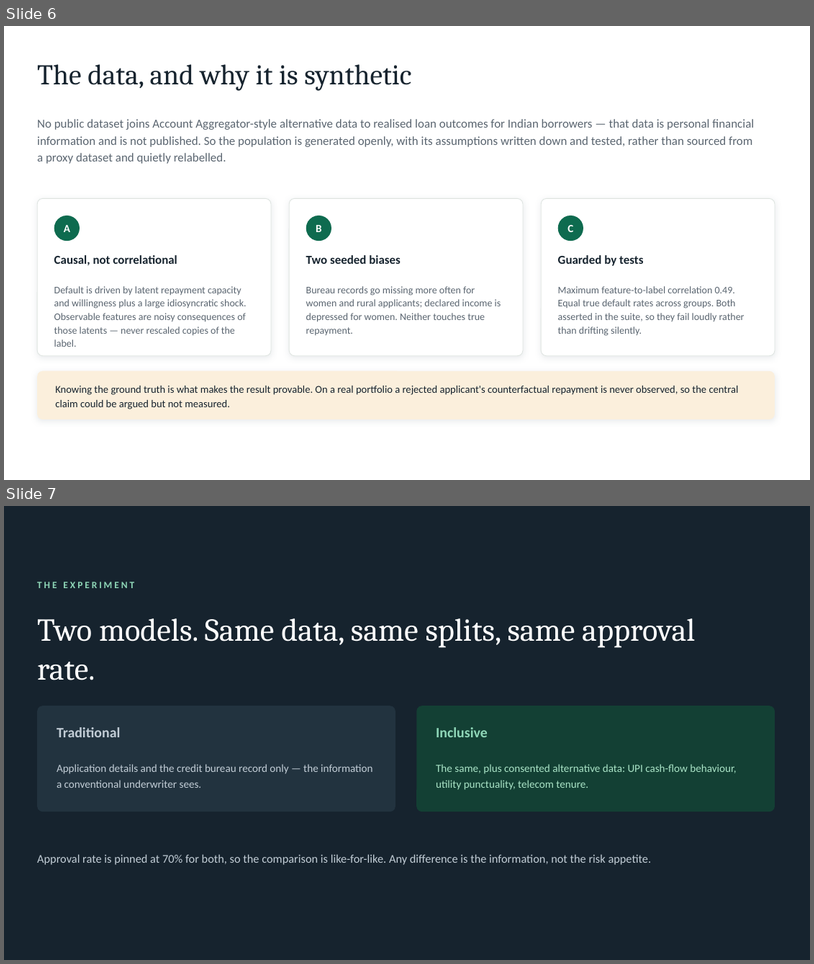
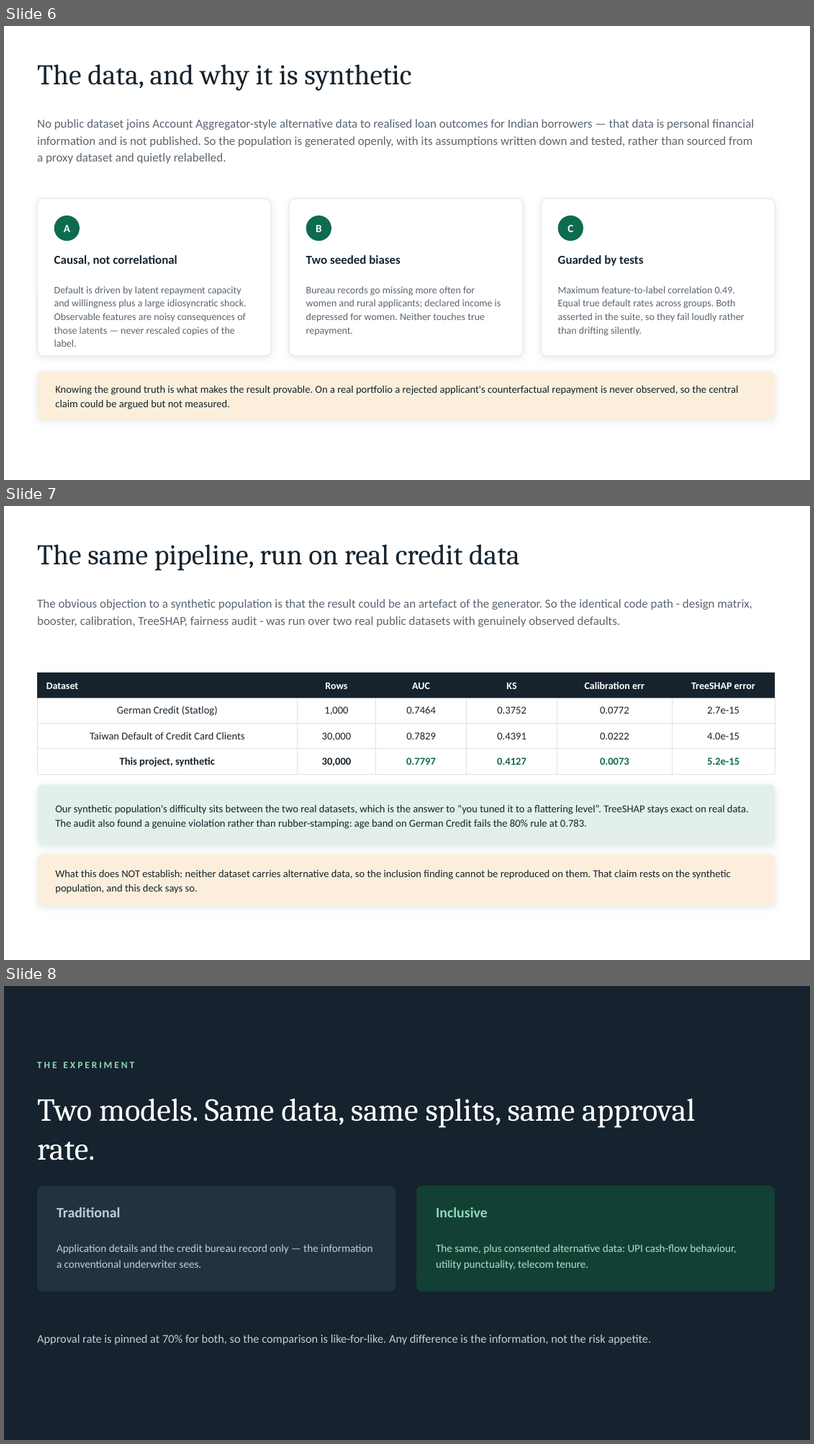
Before and after one commit to Nishantttt-ui/pratyaya, a slide deck: docs/Pratyaya-Synchrony-Hackathon.pptx. Shown one above the other, each under a label of ours: slides 6 and 7 before the commit, slides 6, 7 and 8 after it. The pictures are 814x964 and 814x1444 pixels, drawn with LibreOffice and Linux fonts; fonts in the diff are those of the drawing. Boxes give left, top, right and bottom in pixels: in the first picture for what was removed or moved away, otherwise in the second. Text is boxed around its words. In the diff, an @@ line names an element or a change of style, - is before the commit and + after.

```diff
--- a/docs/Pratyaya-Synchrony-Hackathon.pptx
+++ b/docs/Pratyaya-Synchrony-Hackathon.pptx
@@ slide 7 added at bbox=[4, 506, 810, 960], background #FFFFFF @@
@@ text added at bbox=[37, 544, 520, 571], 34 pt, text #16232E @@
+The same pipeline, run on real credit data
@@ text added at bbox=[37, 599, 753, 627], 14.5 pt, text #5A6570 @@
+The obvious objection to a synthetic population is that the result could be an artefact of the generator. So the identical code path - design matrix, booster, calibration, TreeSHAP, fairness audit - was run over two real public datasets with genuinely observed defaults.
@@ table added at bbox=[37, 672, 775, 770], 4 rows, 6 columns @@
+Dataset | Rows | AUC | KS | Calibration err | TreeSHAP error
+German Credit (Statlog) | 1,000 | 0.7464 | 0.3752 | 0.0772 | 2.7e-15
+Taiwan Default of Credit Card Clients | 30,000 | 0.7829 | 0.4391 | 0.0222 | 4.0e-15
+This project, synthetic | 30,000 | 0.7797 | 0.4127 | 0.0073 | 5.2e-15
@@ rectangle added at bbox=[37, 672, 775, 698], fill #16232E @@
@@ text added at bbox=[44, 682, 77, 689], 12 pt, text #FFFFFF, bold @@
+Dataset
@@ text added at bbox=[325, 682, 348, 689], 12 pt, text #FFFFFF, bold @@
+Rows
@@ text added at bbox=[412, 682, 431, 689], 12 pt, text #FFFFFF, bold @@
+AUC
@@ text added at bbox=[507, 682, 517, 689], 12 pt, text #FFFFFF, bold @@
+KS
@@ text added at bbox=[584, 682, 646, 689], 12 pt, text #FFFFFF, bold @@
+Calibration err
@@ text added at bbox=[690, 682, 756, 689], 12 pt, text #FFFFFF, bold @@
+TreeSHAP error
@@ rounded rectangle added at bbox=[37, 784, 775, 845], fill #E3F0E9 @@
@@ text added at bbox=[55, 804, 749, 829], 12.5 pt, text #16232E @@
+Our synthetic population's difficulty sits between the two real datasets, which is the answer to “you tuned it to a flattering level”. TreeSHAP stays exact on real data. The audit also found a genuine violation rather than rubber-stamping: age band on German Credit fails the 80% rule at 0.783.
@@ rounded rectangle added at bbox=[37, 854, 775, 906], fill #FBEFDC @@
@@ text added at bbox=[55, 870, 730, 893], 12.5 pt, text #16232E @@
+What this does NOT establish: neither dataset carries alternative data, so the inclusion finding cannot be reproduced on them. That claim rests on the synthetic population, and this deck says so.
@@ what was slide 7 is now slide 8 @@
```
Also in this commit, not shown: 2 slides changed, 2 other slides added, 5 other files.
